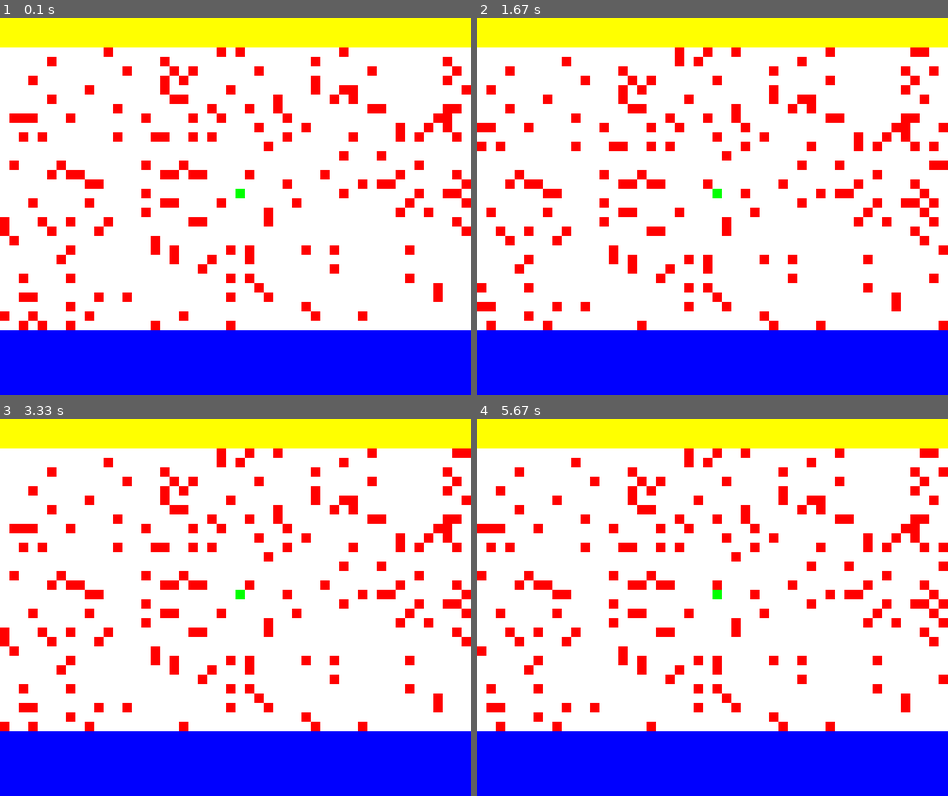
Above: before the commit, frames 1-4 (two rows, left to right).
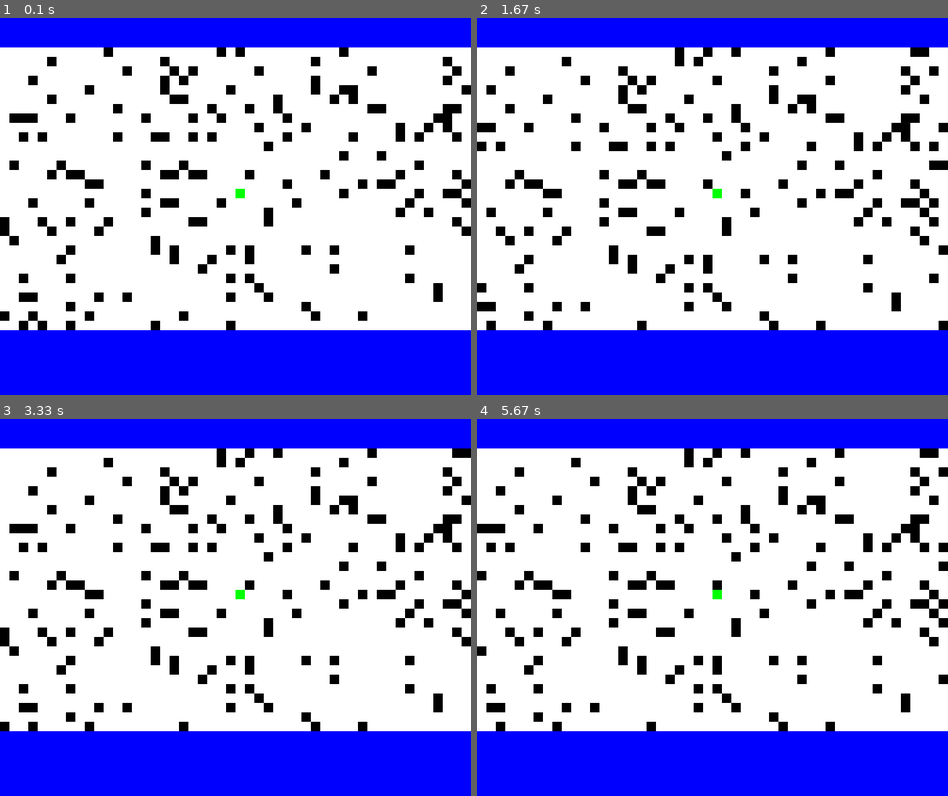
Above: after the commit, the same moments.

Repository: Gazhole/PyGameRL
Game: pygame game, started from engine.py
The game is run twice, just before and just after one commit, with the same random seed, the same clock (stepped at 60 frames per second) and the same inputs.
Inputs:
- Up to frame 1 (0.1 s): no input
- Up to frame 2 (1.67 s): hold Right 0.33-0.8 s; hold Up 0.83-1.13 s; hold W 0.83-1.13 s; hold Right 1.17-1.63 s
- Up to frame 3 (3.33 s): hold Left 1.67-2.2 s; hold A 1.67-2.2 s; hold Down 2.23-2.53 s; hold S 2.23-2.53 s; hold Left 2.57-2.97 s; hold A 2.57-2.97 s; hold Up from 3 s (still down); hold W from 3 s (still down)
- Up to frame 4 (5.67 s): release Up at 3.37 s; release W at 3.37 s; hold Right 3.4-4.03 s; hold Down 4.07-4.43 s; hold S 4.07-4.43 s; hold Left 4.47-4.93 s; hold A 4.47-4.93 s; hold Right 4.97-5.43 s; hold Up from 5.47 s (still down); hold W from 5.47 s (still down)

The runs differ from the first frame. In frame 1, 16% of the frame differs, in the area x 0-100%, y 0-83%; in frame 2, 16%; in frame 3, 16%; in frame 4, 16%.

Commit message:
Add files via upload

Diff:
--- a/classes.py
+++ b/classes.py
@@ -1,4 +1,6 @@
 import pygame
+from copy import copy
+import numpy as np
 
 
 class Entity(pygame.sprite.Sprite):
@@ -44,16 +46,53 @@
     """
     def __init__(self, name, map_x, map_y, colour):
         super().__init__(name, map_x, map_y, colour)
-        self.alerted = False  # Has the monster seen the player yet? This dictates pathfinding towards player on/off.
+        self.flee = False
 
-    def calculate_path(self, dijkstra_map):
+    def check_state(self, target):
+        if self.map_x == target.map_x and self.map_y == target.map_y:
+            self.flee = True
+
+    def take_turn(self, game_map, target):
+        dijkstra = self.update_dijkstra_map(game_map, target)
+        dx, dy = self.calculate_path(dijkstra)
+
+        destination_x = self.map_x + dx
+        destination_y = self.map_y + dy
+
+        if not game_map.blocked[destination_x, destination_y]:  # Check if the tiles are walkable.
+            self.move(dx, dy)  # Move the monster.
+
+        self.check_state(target)
+
+    def update_dijkstra_map(self, game_map, target):
+        dijkstra = np.array([[None for y in range(game_map.height + 1)] for x in range(game_map.width + 1)], dtype=float)
+        dijkstra[target.map_x, target.map_y] = 0
+
+        for x, y in game_map:
+            if not game_map.blocked[x, y]:
+                x_distance = x - target.map_x
+                y_distance = y - target.map_y
+
+                if x_distance < 0:
+                    x_distance = x_distance * -1
+
+                if y_distance < 0:
+                    y_distance = y_distance * -1
+
+                dijkstra[x, y] = x_distance + y_distance
+
+        if self.flee:
+            dijkstra = copy(dijkstra) * -1.2
+
+        return dijkstra
+
+    def calculate_path(self, dijkstra):
         """
         Calculate the best path towards the player based on the passed Dijkstra array of steps (integers).
 
         :param dijkstra_map: The dijkstra map the monster will be pathfinding with. This is a Numpy Array.
         :return: dx and dy (integers) which dictate modifications to monsters x and y map coordinates.
         """
-        dijkstra = dijkstra_map
 
         # Create a dictionary -
         # Keys are the Dijkstra value (no. steps that tile is away from player).
@@ -69,7 +108,7 @@
         cell[dijkstra[(self.map_x + 1, self.map_y)]] = (1, 0)
         cell[dijkstra[(self.map_x + 1, self.map_y + 1)]] = (1, 1)
 
-        viable_tiles = [key for key in cell.keys() if isinstance(key, int)]  # Remove walls which are NoneType not int
+        viable_tiles = [key for key in cell.keys() if str(key) != "nan"]  # Remove walls which are NoneType not int
 
         dx, dy = cell[min(viable_tiles)]  # Return the lowest key value aka the shortest path to player.
 
--- a/engine.py
+++ b/engine.py
@@ -39,26 +39,17 @@
         if randint(1, 10) == 1:
             game_map.blocked[x, y] = True
 
-    # Calculate initial dijkstra map
-    game_map.calculate_dijkstra_map(player)
-
-    # visualise dijkstra
-    # for row in game_map.dijkstra:
-    #     print("")
-    #     for value in row:
-    #         print(value, end="\t")
-
     # List to store all the game entities. Populate with player.
     entities = list()
     entities.append(player)
 
     # Add some basic monsters.
-    entities.append(Monster("Orc", map_x=randint(1, map_width - 1), map_y=randint(1, map_height - 1), colour=(252, 15, 192)))
-    entities.append(Monster("Orc", map_x=randint(1, map_width - 1), map_y=randint(1, map_height - 1), colour=(252, 15, 192)))
-    entities.append(Monster("Orc", map_x=randint(1, map_width - 1), map_y=randint(1, map_height - 1), colour=(252, 15, 192)))
-    entities.append(Monster("Orc", map_x=randint(1, map_width - 1), map_y=randint(1, map_height - 1), colour=(252, 15, 192)))
-    entities.append(Monster("Orc", map_x=randint(1, map_width - 1), map_y=randint(1, map_height - 1), colour=(252, 15, 192)))
-    entities.append(Monster("Orc", map_x=randint(1, map_width - 1), map_y=randint(1, map_height - 1), colour=(252, 15, 192)))
+    entities.append(Monster("Orc", map_x=randint(1, map_width - 1), map_y=randint(1, map_height - 1), colour=(255, 0, 0)))
+    entities.append(Monster("Orc", map_x=randint(1, map_width - 1), map_y=randint(1, map_height - 1), colour=(255, 0, 0)))
+    entities.append(Monster("Orc", map_x=randint(1, map_width - 1), map_y=randint(1, map_height - 1), colour=(255, 0, 0)))
+    entities.append(Monster("Orc", map_x=randint(1, map_width - 1), map_y=randint(1, map_height - 1), colour=(255, 0, 0)))
+    entities.append(Monster("Orc", map_x=randint(1, map_width - 1), map_y=randint(1, map_height - 1), colour=(255, 0, 0)))
+    entities.append(Monster("Orc", map_x=randint(1, map_width - 1), map_y=randint(1, map_height - 1), colour=(255, 0, 0)))
 
     # Set the first turn as the player.
     current_turn = Turn.player
@@ -118,21 +109,8 @@
             for entity in entities:
                 if isinstance(entity, Monster):  # If the entity is a Monster
                     # Can the monster see the player (and vice versa), and is it not alerted to the player?
-                    if (entity.map_x, entity.map_y) in visible_map_chunk and not entity.alerted:
-                        entity.alerted = True  # Monster has seen the player now.
-
-                    # If the monster has seen the player, make chase.
-                    if entity.alerted:
-                        game_map.calculate_dijkstra_map(player, visible_map_chunk)  # Recalculate Dijkstra map.
-
-                        monster_map_x, monster_map_y = entity.get_map_position()
-                        dx, dy = entity.calculate_path(game_map.dijkstra)  # Calculate the best direction to move.
-
-                        destination_x = monster_map_x + dx
-                        destination_y = monster_map_y + dy
-
-                        if not game_map.blocked[destination_x, destination_y]:  # Check if the tiles are walkable.
-                            entity.move(dx, dy)  # Move the monster.
+                    if (entity.map_x, entity.map_y) in visible_map_chunk:
+                        entity.take_turn(game_map, player)
 
             current_turn = Turn.player  # Set to player's turn again.
 
--- a/map_functions.py
+++ b/map_functions.py
@@ -8,8 +8,7 @@
     def __init__(self, width, height, block_borders=True):
         self.width = width  # Map width in tiles.
         self.height = height  # Map height in tiles
-        self.blocked = np.array([[False for y in range(height + 1)] for x in range(width + 1)])  # Non-walkable tiles.
-        self.dijkstra = np.array([[None for y in range(height + 1)] for x in range(width + 1)])  # Pathfinding.
+        self.blocked = np.array([[False for y in range(height + 1)] for x in range(width + 1)], dtype=bool)  # Non-walkable tiles.
 
         if block_borders:
             self.block_borders()  # By default, make an impassable border on the ultimate boundaries of the map.
@@ -20,27 +19,6 @@
         coordinates = ((x, y) for y in range(self.height) for x in range(self.width))
         for xy in coordinates:
             yield xy
-
-    def calculate_dijkstra_map(self, player, visible_map_chunk=False):
-        self.dijkstra[player.map_x, player.map_y] = 0
-
-        if not visible_map_chunk:
-            coordinates = self.__iter__()
-        else:
-            coordinates = visible_map_chunk
-
-        for x, y in coordinates:
-            if not self.blocked[x, y]:
-                x_distance = x - player.map_x
-                y_distance = y - player.map_y
-
-                if x_distance < 0:
-                    x_distance = x_distance * -1
-
-                if y_distance < 0:
-                    y_distance = y_distance * -1
-
-                self.dijkstra[x, y] = x_distance + y_distance
 
     def block_borders(self):
         for y in range(self.height):
--- a/render_functions.py
+++ b/render_functions.py
@@ -57,7 +57,7 @@
     hud_width = hud_screen_x2 - hud_screen_x1
     hud_height = hud_screen_y2 - hud_screen_y1
 
-    draw_element(screen_surface, hud_screen_x1, hud_screen_y1, hud_width, hud_height, CLR_YELLOW)
+    draw_element(screen_surface, hud_screen_x1, hud_screen_y1, hud_width, hud_height, CLR_BLUE)
 
 
 def render_bottom_hud(screen_surface, screen_width, screen_height, view_port_width, view_port_height, view_port_x_offset, view_port_y_offset, player):
@@ -80,7 +80,7 @@
     for x, y in visible_map_chunk:
 
         floor_colour = CLR_WHITE
-        wall_colour = CLR_RED
+        wall_colour = CLR_BLACK
 
         if game_map.blocked[x, y]:  # If it's a wall, work out its screen position, create filled surface and blit.
             tile_colour = wall_colour
